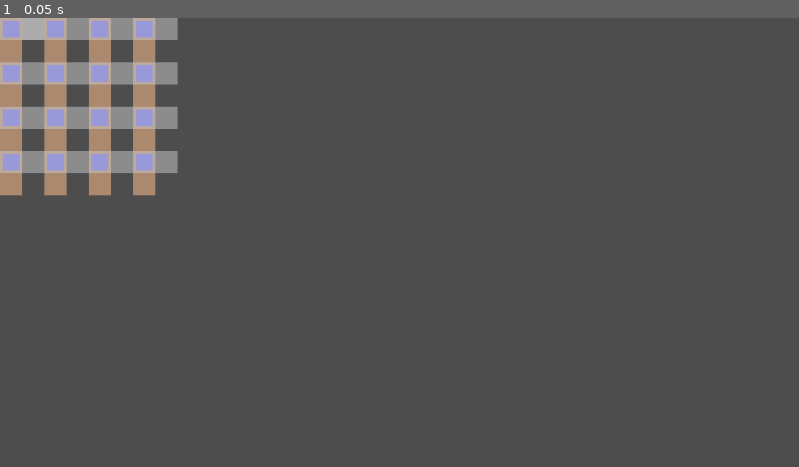
Above: before the commit, frame 1.
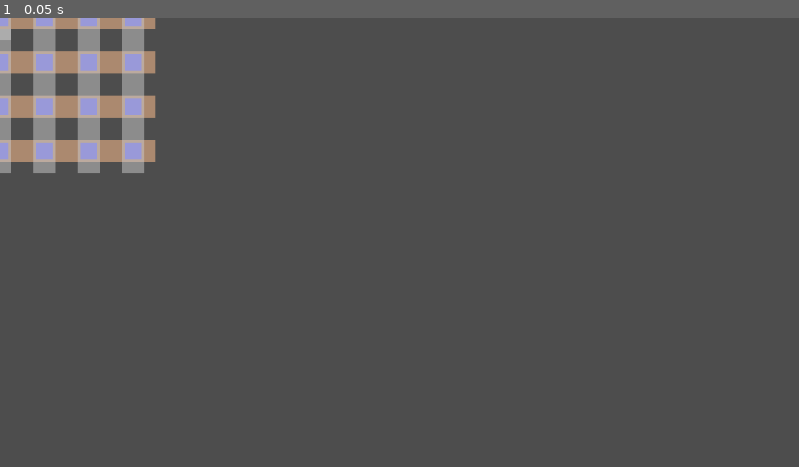
Above: after the commit, the same moment.

Repository: picasso250/gridworld
Game: Godot game, scene res://tube_test.tscn
Same seed, same stepped clock (60 frames per second), same inputs: the game is played once before the commit and once after it.
Inputs:
- Up to frame 1 (0.05 s): no input

The runs differ from the first frame. In frame 1, 6.6% of the frame differs, in the area x 0-23%, y 0-40%.

Commit message:
中心点应该是 0,0

Diff:
--- a/tube.gd
+++ b/tube.gd
@@ -15,23 +15,22 @@
 func _draw():
 	var water_size = pipe_width-pipe_thickness*2
 	if is_horizontal:
-		# 绘制水平管壁
-		draw_rect(Rect2(Vector2(0, 0), Vector2(cell_width, pipe_width)), pipe_color)
+		# 将矩形的中心点对齐到 (0, 0)
+		draw_rect(Rect2(Vector2(-cell_width / 2, -pipe_width / 2), Vector2(cell_width, pipe_width)), pipe_color)
+	else:
+		# 将竖直管壁的中心点对齐到 (0, 0)
+		draw_rect(Rect2(Vector2(-pipe_width / 2, -cell_width / 2), Vector2(pipe_width, cell_width)), pipe_color)
 
-	else:
-		# 绘制竖直管壁
-		draw_rect(Rect2(Vector2(0, 0), Vector2(pipe_width, cell_width)), pipe_color)
 
 	# 绘制水
-	draw_rect(Rect2(Vector2(pipe_thickness, pipe_thickness), Vector2(water_size, water_size)), water_color)
+	draw_rect(Rect2(Vector2(-water_size / 2, -water_size / 2), Vector2(water_size, water_size)), water_color)
+
 
 	if debug:
 		# 绘制调试十字
 		var cross_color = Color(0.8, 0.8, 0.8, 0.5) # 淡灰色
-		# 水平线
-		draw_rect(Rect2(Vector2(0, 0), Vector2(cell_width, pipe_width)), cross_color)
-		# 竖直线
-		draw_rect(Rect2(Vector2(0, 0), Vector2(pipe_width, cell_width)), cross_color)
+		draw_rect(Rect2(Vector2(-cell_width / 2, -pipe_width / 2), Vector2(cell_width, pipe_width)), cross_color)
+		draw_rect(Rect2(Vector2(-pipe_width / 2, -cell_width / 2), Vector2(pipe_width, cell_width)), cross_color)
 
 func _ready():
 	pass
--- a/tube.tscn
+++ b/tube.tscn
@@ -4,4 +4,4 @@
 
 [node name="Tube" type="Node2D"]
 script = ExtResource("3_kiw3i")
-is_horizontal = false
+debug = true
--- a/tube_test.tscn
+++ b/tube_test.tscn
@@ -7,4 +7,3 @@
 script = ExtResource("1_thxnr")
 
 [node name="Tube" parent="." instance=ExtResource("2_oepxk")]
-debug = true
